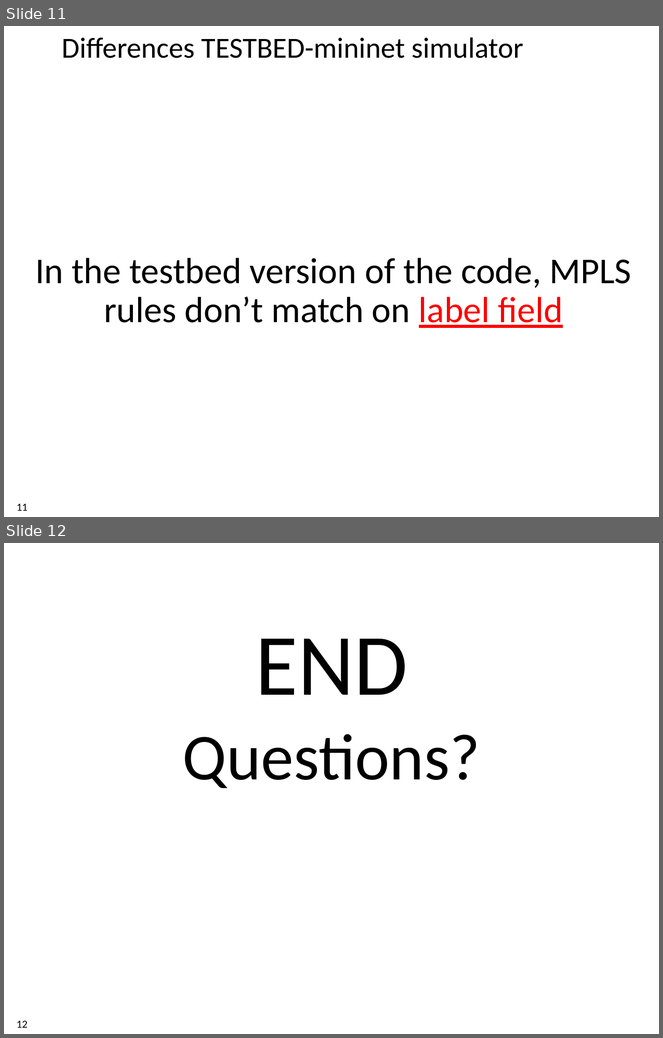
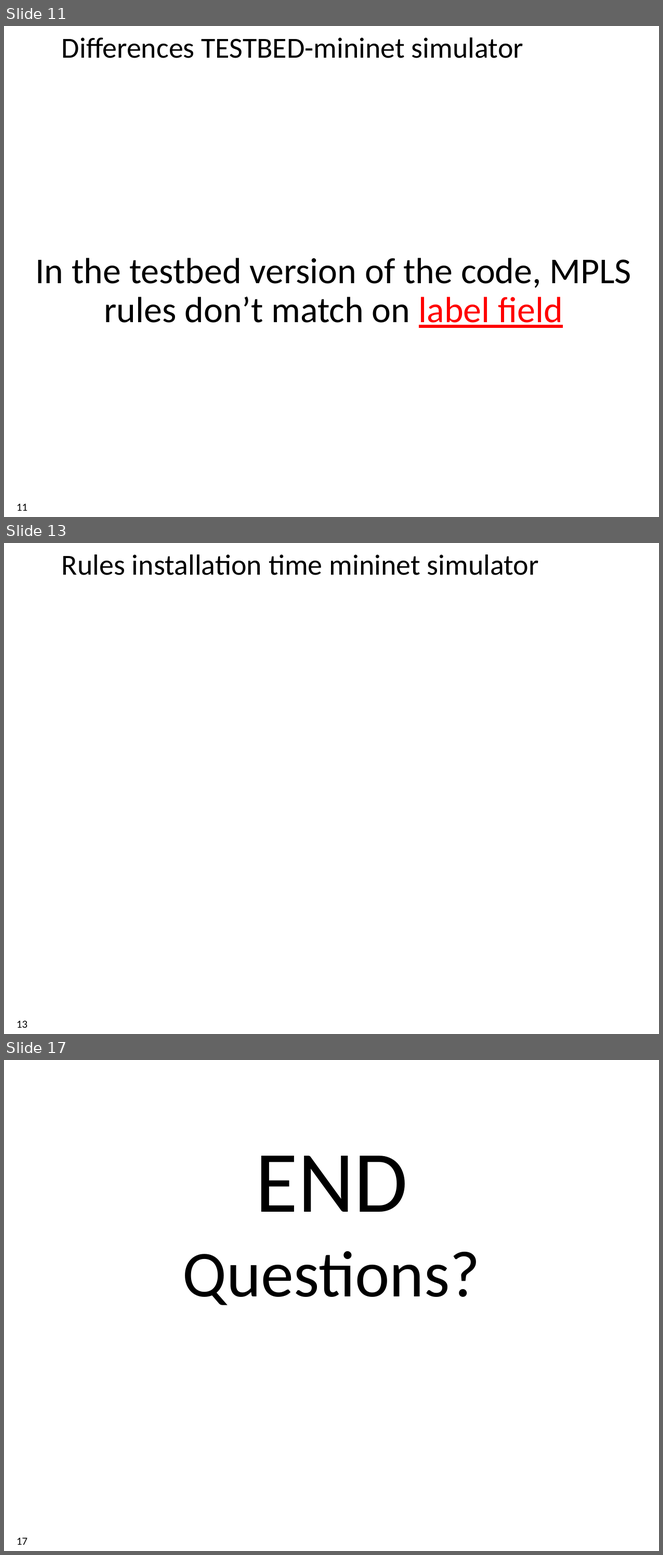
Before and after one commit to xdl907/switching-and-routing-project, a slide deck: template_project_exam__1_.pptx. Shown one above the other, each under a label of ours: slides 11 and 12 before the commit, slides 11, 13 and 17 after it; the slides between them are not shown. The pictures are 663x1038 and 663x1555 pixels, drawn with LibreOffice and Linux fonts; fonts in the diff are those of the drawing; background and template pictures are left out. Boxes give left, top, right and bottom in pixels: in the first picture for what was removed or moved away, otherwise in the second. Text is boxed around its words. In the diff, an @@ line names an element or a change of style, - is before the commit and + after.

```diff
--- a/template_project_exam__1_.pptx
+++ b/template_project_exam__1_.pptx
@@ slide 13 added at [4, 543, 659, 1034], background #FFFFFF @@
@@ title added at [62, 554, 539, 575], 32 pt, text #000000 @@
+Rules installation time mininet simulator
@@ page number added at [16, 1021, 27, 1028], 12 pt, text #000000 @@
+13
@@ what was slide 12 is now slide 17 @@
@@ page number at [16, 1538, 27, 1545]: text changed @@
-12
+17
```
Also in this commit, not shown: 1 slide changed, 4 other slides added.
